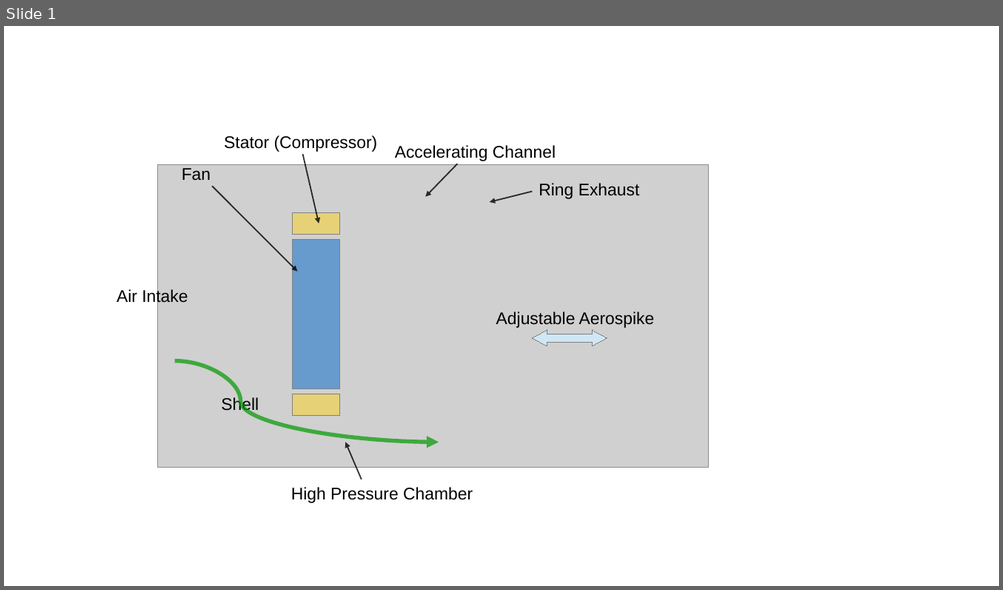
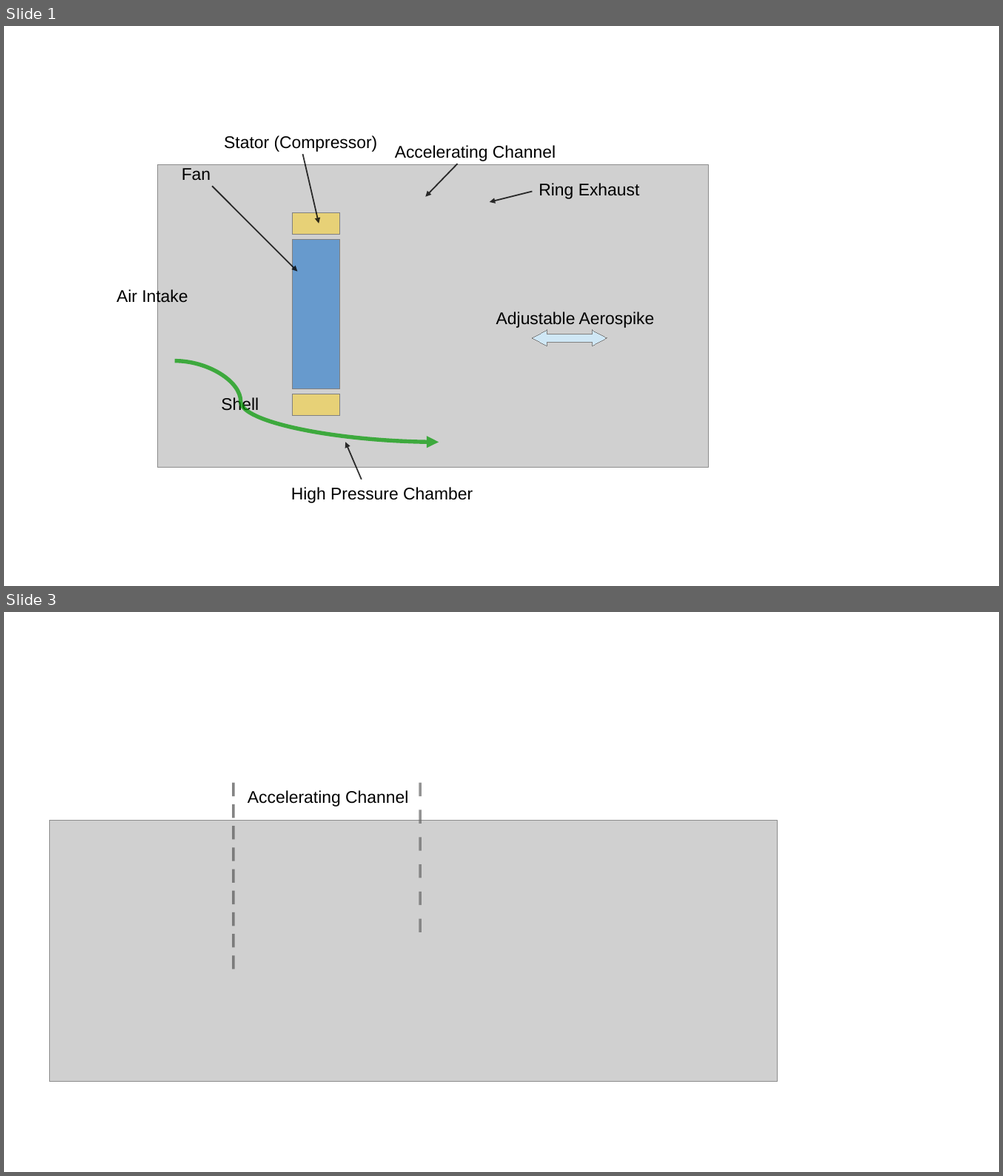
Before and after one commit to majianjia/aerospikes-fan, a slide deck: figures/figures.odp. Shown one above the other, each under a label of ours: slide 1 before the commit, slides 1 and 3 after it; the slides between them are not shown. The pictures are 1003x590 and 1003x1176 pixels, drawn with LibreOffice and Linux fonts; fonts in the diff are those of the drawing; grey boxes stand for pictures. Boxes give left, top, right and bottom in pixels: in the first picture for what was removed or moved away, otherwise in the second. Text is boxed around its words. In the diff, an @@ line names an element or a change of style, - is before the commit and + after.

```diff
--- a/figures/figures.odp
+++ b/figures/figures.odp
@@ slide 3 added at box(4, 612, 999, 1172), background #FFFFFF @@
@@ line added from (233, 783) to (233, 969), #666666 2.83 pt @@
@@ line added from (420, 783) to (420, 942), #666666 2.83 pt @@
@@ text added at box(247, 790, 408, 807), 18 pt, text #000000 @@
+Accelerating Channel
@@ picture added at box(50, 821, 777, 1081) @@
```
Also in this commit, not shown: 3 other slides added, 13 other files.
